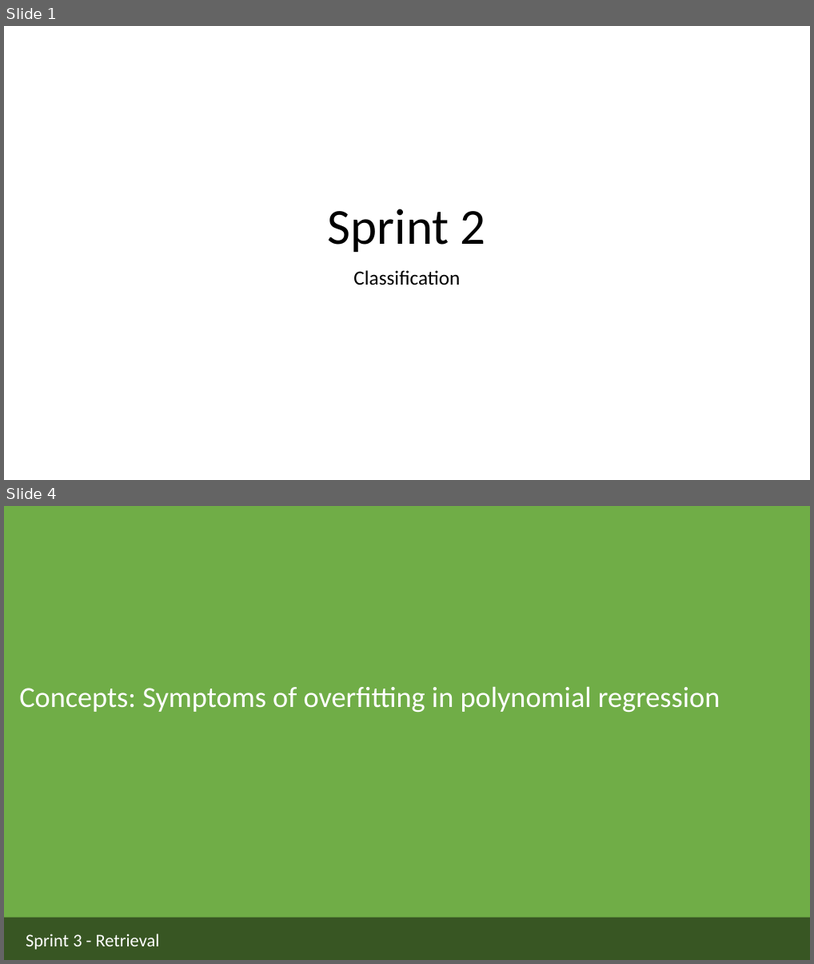
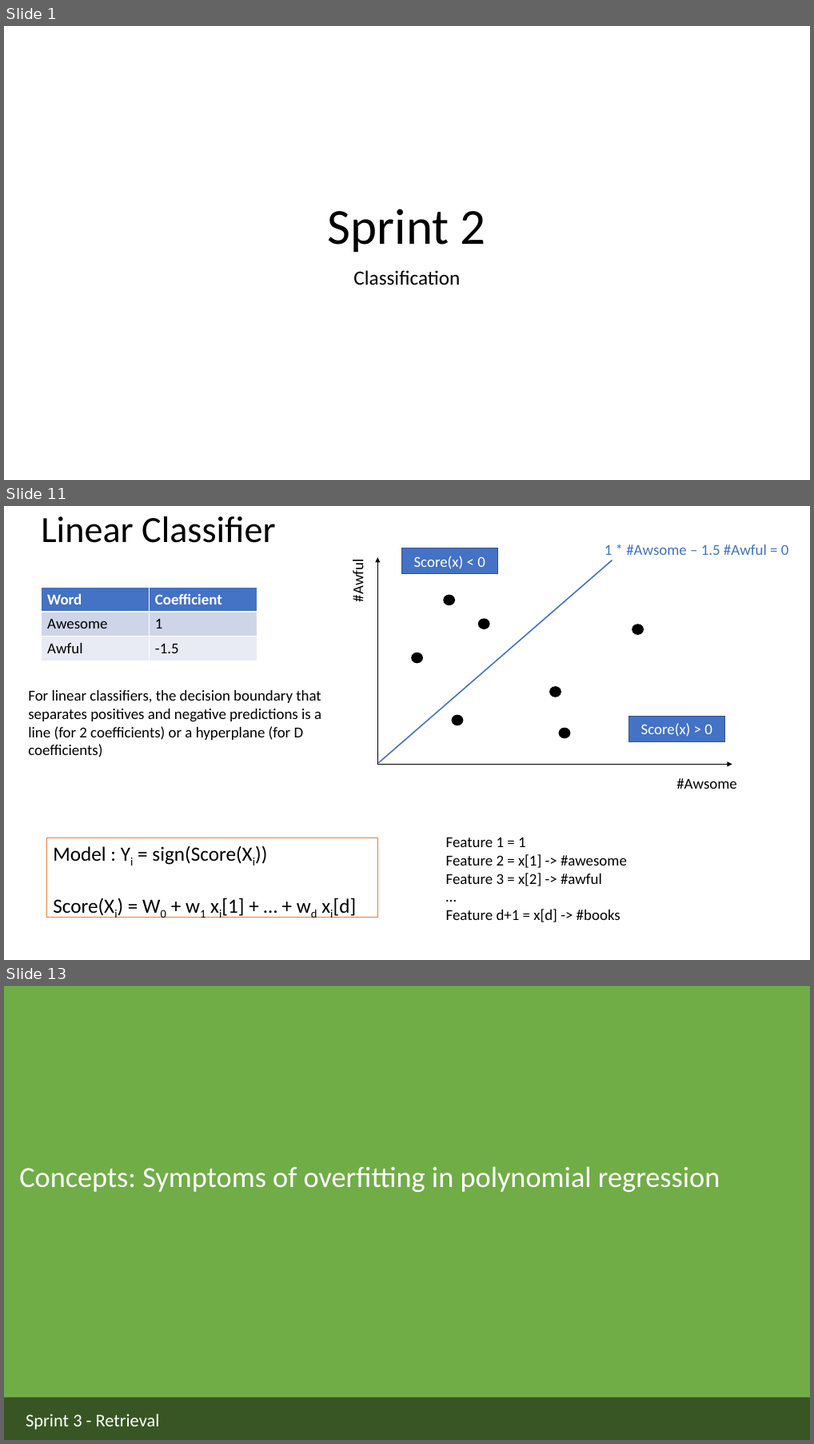
Before and after one commit to ua-dsf/ML_sprint, a slide deck: sprint2_classification/module1_regression_part2.pptx. Shown one above the other, each under a label of ours: slides 1 and 4 before the commit, slides 1, 11 and 13 after it; the slides between them are not shown. The pictures are 814x964 and 814x1444 pixels, drawn with LibreOffice and Linux fonts; fonts in the diff are those of the drawing. Boxes give left, top, right and bottom in pixels: in the first picture for what was removed or moved away, otherwise in the second. Text is boxed around its words. In the diff, an @@ line names an element or a change of style, - is before the commit and + after.

```diff
--- a/sprint2_classification/module1_regression_part2.pptx
+++ b/sprint2_classification/module1_regression_part2.pptx
@@ slide 11 added at <box>4,506,810,960</box>, background #FFFFFF @@
@@ text added at <box>41,516,275,543</box>, 44 pt, text #000000 @@
+Linear Classifier
@@ rectangle added at <box>402,548,498,574</box>, fill #4472C4, outline #325491 1 pt, 18 pt, text #FFFFFF @@
+Score(x) < 0
@@ text added at <box>605,544,790,555</box>, 18 pt, text #4472C4 @@
+1 * #Awsome – 1.5 #Awful = 0
@@ text added at <box>349,563,367,601</box>, 18 pt, text #000000 @@
+#Awful
@@ arrow added from (378, 764) to (378, 557), #000000 0.5 pt @@
@@ line added from (379, 763) to (613, 560), #4472C4 1.5 pt @@
@@ table added at <box>42,587,257,661</box>, 3 rows, 2 columns @@
+Word | Coefficient
+Awesome | 1
+Awful | -1.5
@@ ellipse added at <box>444,595,454,605</box>, fill #000000, outline #000000 1 pt @@
@@ ellipse added at <box>479,619,490,629</box>, fill #000000, outline #000000 1 pt @@
@@ ellipse added at <box>633,624,643,634</box>, fill #000000, outline #000000 1 pt @@
@@ ellipse added at <box>412,652,422,663</box>, fill #000000, outline #000000 1 pt @@
@@ text added at <box>28,690,322,757</box>, 18 pt, text #000000 @@
+For linear classifiers, the decision boundary that separates positives and negative predictions is a line (for 2 coefficients) or a hyperplane (for D coefficients)
@@ ellipse added at <box>550,686,561,696</box>, fill #000000, outline #000000 1 pt @@
@@ ellipse added at <box>452,715,463,725</box>, fill #000000, outline #000000 1 pt @@
@@ rectangle added at <box>629,716,725,741</box>, fill #4472C4, outline #325491 1 pt, 18 pt, text #FFFFFF @@
+Score(x) > 0
@@ ellipse added at <box>559,728,570,738</box>, fill #000000, outline #000000 1 pt @@
@@ arrow added from (379, 764) to (733, 764), #000000 0.5 pt @@
@@ text added at <box>677,778,738,788</box>, 18 pt, text #000000 @@
+#Awsome
@@ rectangle added at <box>47,837,378,916</box>, fill #FFFFFF, outline #ED7D31 1 pt, 24 pt, text #000000 @@
+Model : Yi = sign(Score(Xi))
+Score(Xi) = W0 + w1 xi[1] + … + wd xi[d]
@@ text added at <box>446,837,627,922</box>, 18 pt, text #000000 @@
+Feature 1 = 1
+Feature 2 = x[1] -> #awesome
+Feature 3 = x[2] -> #awful
+…
+Feature d+1 = x[d] -> #books
@@ what was slide 4 is now slide 13 @@
```
Also in this commit, not shown: 4 slides changed, 7 other slides added, 1 slide removed, 15 other files.
